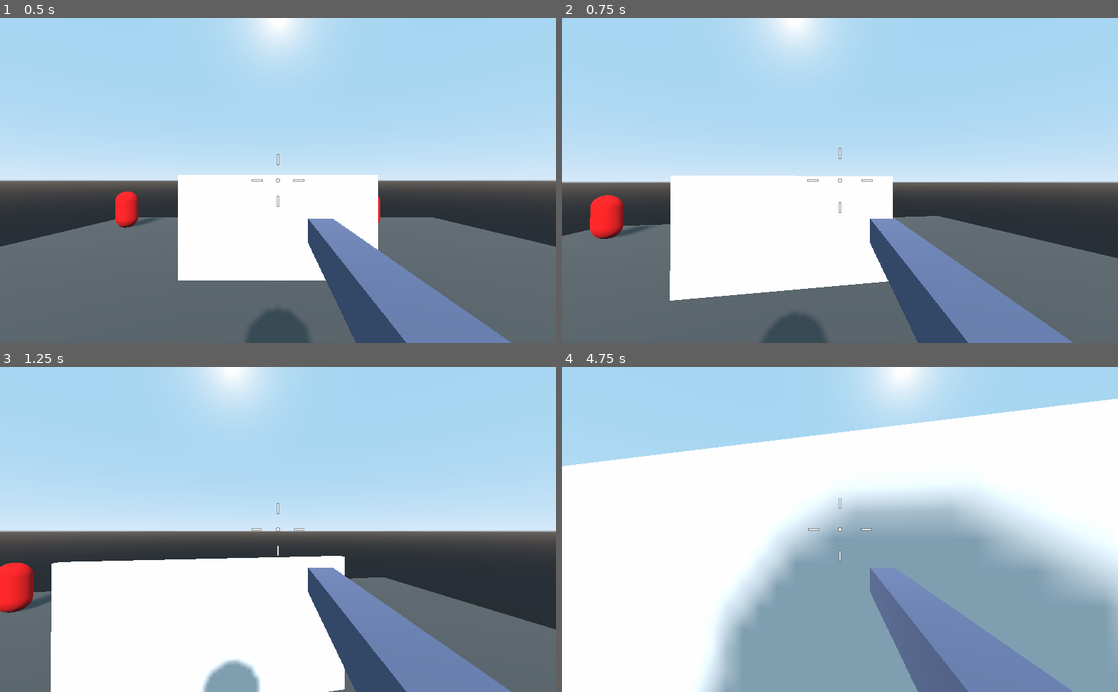
Above: before the commit, frames 1-4 (two rows, left to right).
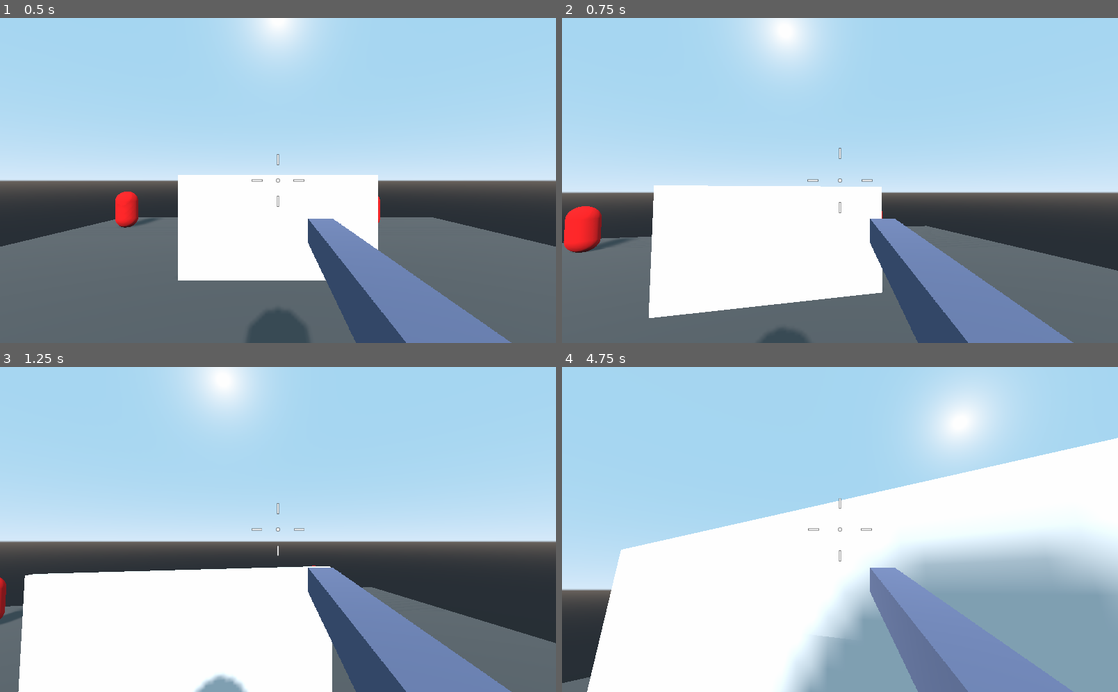
Above: after the commit, the same moments.

Repository: cedmundo/tutorial-fps
Game: Godot game, scene res://Main.tscn
Two runs of this game, one before a commit and one after it. Both use one fixed random seed, a clock stepped at 60 frames per second and the inputs below.
Inputs (mouse positions are in pixels of both pictures, inside the frame that each line leads up to):
- Up to frame 1 (0.5 s): no input
- Up to frame 2 (0.75 s): move the mouse to (867, 180) at 0.52 s; hold W (forward) from 0.53 s (still down); click (867, 180) at 0.6 s
- Up to frame 3 (1.25 s): keep holding W (forward); tap Space (jump) at 0.77 s
- Up to frame 4 (4.75 s): keep holding W (forward); move the mouse to (812, 529) at 1.27 s; right-click (812, 529) at 1.35 s; tap Space (jump) at 1.52, 3.02, 3.77, 4.52 s; click (812, 529) at 1.55 s; move the mouse to (851, 523) at 2.02 s; click (851, 523) at 2.1 s; move the mouse to (834, 536) at 2.77 s; tap Shift (sprint) at 2.85 s; click (834, 536) at 3.05 s; move the mouse to (878, 532) at 3.52 s; click (878, 532) at 3.6 s; move the mouse to (795, 526) at 4.27 s; right-click (795, 526) at 4.35 s; click (795, 526) at 4.55 s

Frame 1 is identical in both runs. In frame 2, 11% of the frame differs, in the area x 0-100%, y 0-100%; in frame 3, 12%; in frame 4, 45%.

Commit message:
Add recoil to weapon with accuracy modifier

Diff:
--- a/Main.tscn
+++ b/Main.tscn
@@ -31,7 +31,6 @@
 
 [node name="Player" parent="." instance=ExtResource( 1 )]
 transform = Transform( 1, 0, 0, 0, 1, 0, 0, 0, 1, 0, 6.64922, 10.0244 )
-gun_damage = 25.0
 
 [node name="Enemy" parent="." instance=ExtResource( 2 )]
 transform = Transform( 1, 0, 0, 0, 1, 0, 0, 0, 1, -15.5345, 1.85, 13.0921 )
--- a/Player.gd
+++ b/Player.gd
@@ -1,6 +1,5 @@
 extends KinematicBody
 
-const aim_pushback_offset = 0.1
 const speed_threshold = 0.1
 
 export(float) var vertical_sensibility = 0.1
@@ -13,7 +12,6 @@
 export(float) var sprint_jump_power = 3.0
 export(float) var ground_acceleration = 8.0
 export(float) var air_acceleration = 4.0
-export(float) var gun_damage = 20.0
 export(float) var standing_accuracy = 60.0
 export(float) var walking_accuracy = 30.0
 export(float) var sprinting_accuracy = 10.0
@@ -33,6 +31,7 @@
 onready var muzzle = $Camera/Weapon/Muzzle
 onready var weapon_anim = $WeaponAnimationPlayer
 onready var crosshair = $Crosshair
+onready var weapon = $Camera/Weapon
 
 func _ready():
 	Input.set_mouse_mode(Input.MOUSE_MODE_CAPTURED)
@@ -117,18 +116,4 @@
 
 	# Aiming and shooting
 	if Input.is_action_just_pressed("fire"):
-		var space = get_world().direct_space_state
-		var collision_point = aim_ray.get_collision_point()
-		if aim_ray.is_colliding():
-			var slightly_behind = (
-				collision_point - camera.global_transform.basis.z *
-				aim_pushback_offset
-			)
-			var hit = space.intersect_ray(
-				muzzle.global_transform.origin,
-				slightly_behind
-			)
-			if hit and hit.collider:
-				var collider = hit.collider
-				if collider.is_in_group("enemies"):
-					collider.deal_damage(gun_damage)
+		weapon.shoot(accuracy)
--- a/Player.tscn
+++ b/Player.tscn
@@ -1,10 +1,11 @@
-[gd_scene load_steps=11 format=2]
+[gd_scene load_steps=12 format=2]
 
 [ext_resource path="res://Player.gd" type="Script" id=1]
 [ext_resource path="res://assets/crosshair_dot.svg" type="Texture" id=2]
 [ext_resource path="res://assets/crosshair_vertical_bar.svg" type="Texture" id=3]
 [ext_resource path="res://assets/crosshair_horizontal_bar.svg" type="Texture" id=4]
 [ext_resource path="res://Crosshair.gd" type="Script" id=5]
+[ext_resource path="res://Weapon.gd" type="Script" id=6]
 
 [sub_resource type="SpatialMaterial" id=1]
 albedo_color = Color( 0.411765, 0.447059, 0.580392, 1 )
@@ -71,6 +72,12 @@
 layers = 2
 mesh = SubResource( 2 )
 material/0 = null
+script = ExtResource( 6 )
+aim_ray_path = NodePath("../AimRay")
+camera_path = NodePath("..")
+muzzle_path = NodePath("Muzzle")
+player_path = NodePath("../..")
+recoil_pattern = [ Vector2( 1, 2 ), Vector2( 1, -1 ), Vector2( 1, 3 ) ]
 
 [node name="Muzzle" type="Spatial" parent="Camera/Weapon"]
 transform = Transform( 1, 0, 0, 0, 1, 0, 0, 0, 1, 0, 0, -1.03934 )
--- /dev/null
+++ b/Weapon.gd
@@ -0,0 +1,41 @@
+extends MeshInstance
+
+const aim_pushback_offset = 0.1
+
+export(NodePath) var aim_ray_path : NodePath
+export(NodePath) var camera_path : NodePath
+export(NodePath) var muzzle_path : NodePath
+export(NodePath) var player_path : NodePath
+export(Array, Vector2) var recoil_pattern : Array
+export(float) var damage = 20.0
+
+onready var aim_ray = get_node(aim_ray_path)
+onready var camera = get_node(camera_path)
+onready var muzzle = get_node(muzzle_path)
+onready var player = get_node(player_path)
+
+var recoil_position = 0
+
+func shoot(accuracy : float):
+	var space = get_world().direct_space_state
+	var collision_point = aim_ray.get_collision_point()
+	if aim_ray.is_colliding():
+		var slightly_behind = (
+			collision_point - camera.global_transform.basis.z *
+			aim_pushback_offset
+		)
+		var hit = space.intersect_ray(
+			muzzle.global_transform.origin,
+			slightly_behind
+		)
+		if hit and hit.collider:
+			var collider = hit.collider
+			if collider.is_in_group("enemies"):
+				collider.deal_damage(damage)
+
+	var total_patterns = recoil_pattern.size()
+	if total_patterns > 0:
+		recoil_position += 1
+		var push_camera_to = recoil_pattern[recoil_position % total_patterns]
+		player.rotate_y(deg2rad(push_camera_to.y) / (accuracy / 100))
+		camera.rotate_x(deg2rad(push_camera_to.x) / (accuracy / 100))
